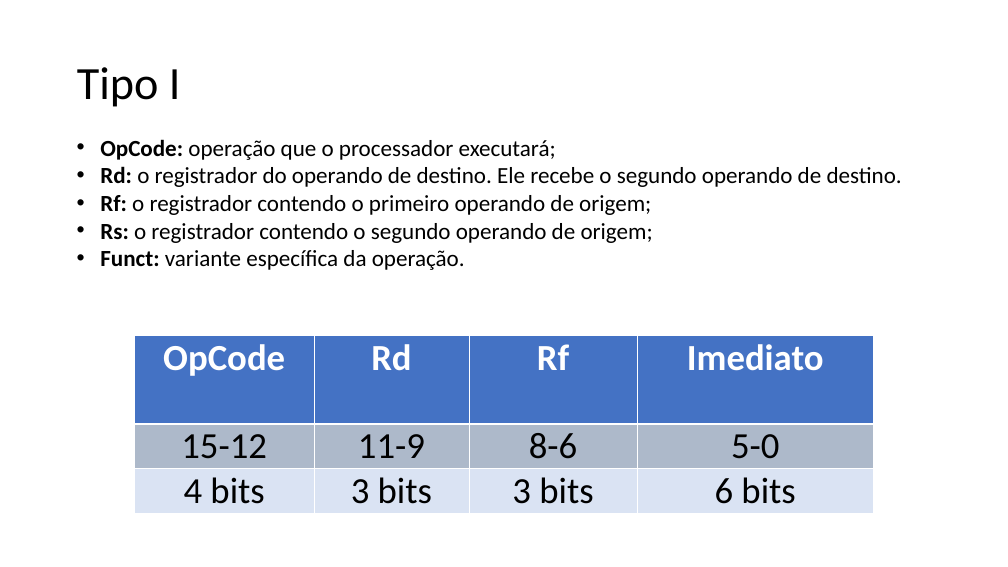
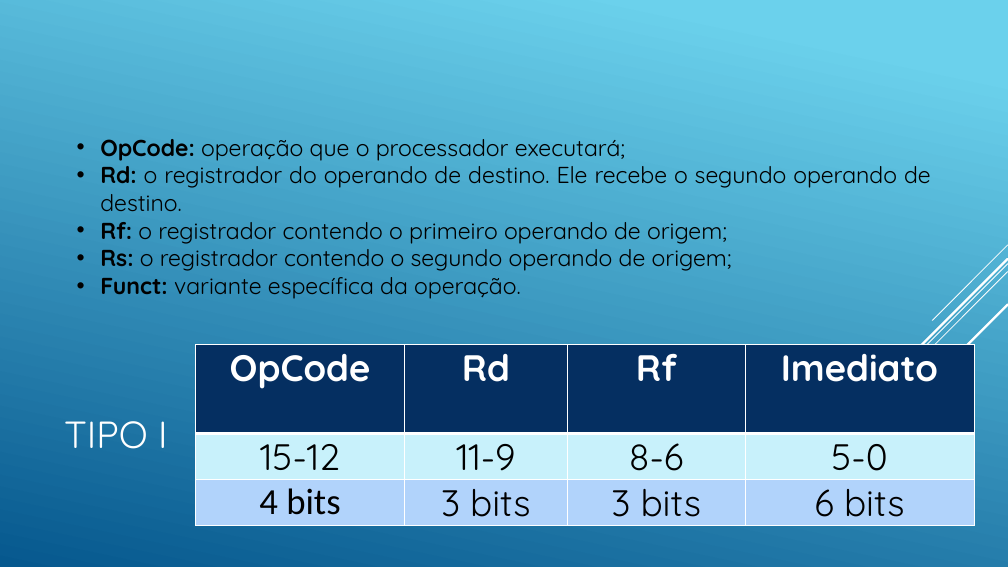
Before and after one commit to Tarlison/Projeto_Final_AOC_2018.2, a slide deck: slide 5 of Processador Uniciclo 16 bits.pptx. Drawn at 1008x567 pixels with LibreOffice and Linux fonts; fonts in the diff are those of the drawing. Boxes give left, top, right and bottom in pixels: in the first picture for what was removed or moved away, otherwise in the second. Text is boxed around its words. In the diff, an @@ line names an element or a change of style, - is before the commit and + after.

```diff
--- a/Processador Uniciclo 16 bits.pptx
+++ b/Processador Uniciclo 16 bits.pptx
@@ background #FFFFFF to gradient #6ED2EB to #06588E @@
@@ text "OpCode: operação que o processador ..." at [100, 139, 931, 299]: font Calibri to Quicksand @@
@@ group added at [761, 245, 1008, 510]: 5 lines @@
@@ table at [196, 345, 975, 531] @@
@@ fill #4472C4 to #052F61 in row 1 @@
@@ fill #ADB9CA to #C8F1FB in row 2 @@
@@ fill #DAE3F3 to #B1D3FB in row 3 @@
@@ font Calibri to Quicksand @@
@@ table: place and size @@
-table at [135, 335, 874, 513]
+table at [196, 345, 975, 531]
@@ title at [64, 421, 167, 449]: text changed; size 44 to 36 pt; font Calibri to Quicksand; text colour #000000 to #FFFFFF @@
-Tipo I
+TIPO I
```
Also in this commit, not shown: 14 other slides changed.
